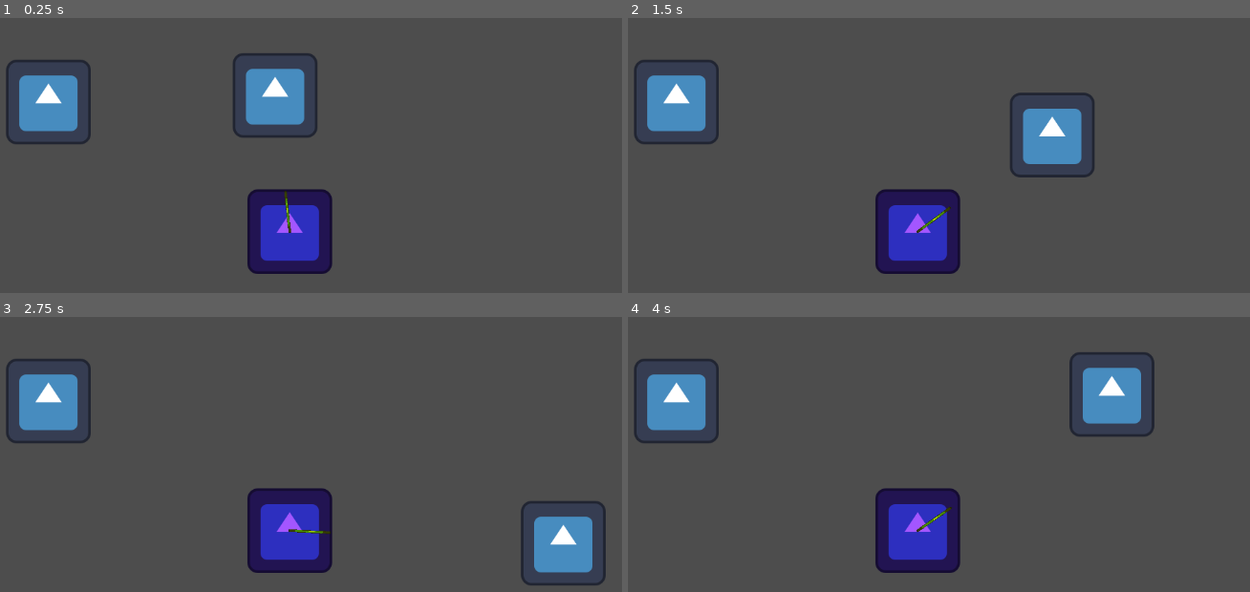
Above: before the commit, frames 1-4 (two rows, left to right).
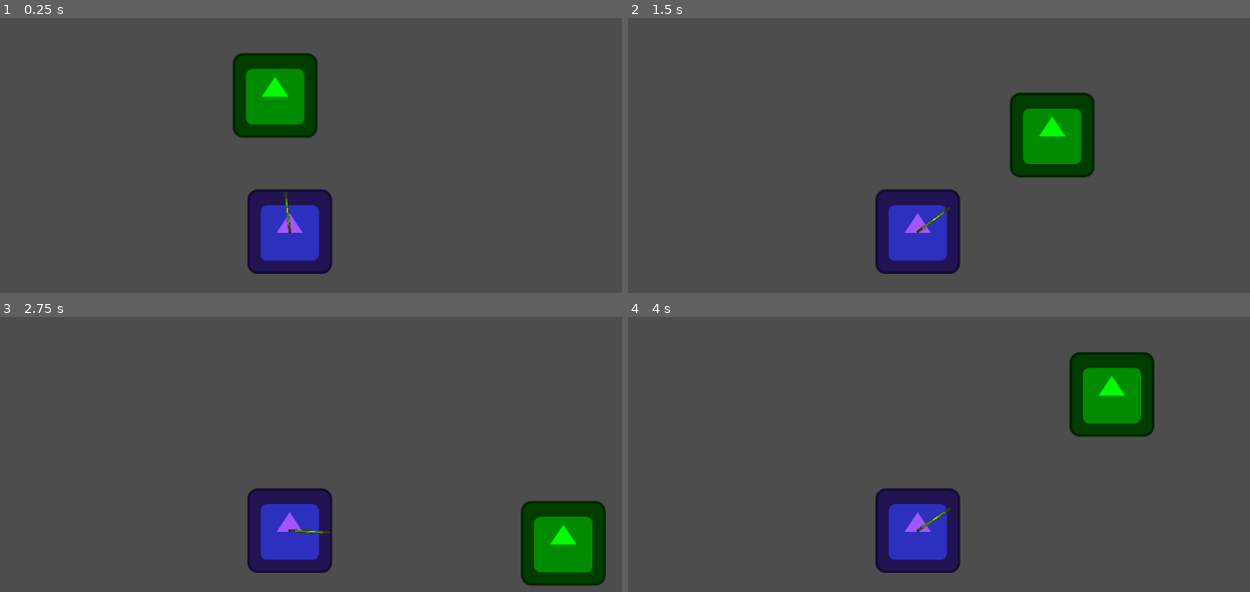
Above: after the commit, the same moments.

Repository: ALI-Sulieman/Eye
Game: Godot game, scene res://levels/level_1/level_1.tscn
Same seed, same stepped clock (60 frames per second), same inputs: the game is played once before the commit and once after it. The engine's default icon, where the game draws it, is replaced by a stand-in: a white triangle on a blue panel in a dark square.
Inputs:
- Up to frame 1 (0.25 s): no input
- Up to frame 2 (1.5 s): tap Enter at 0.5 s; hold Right (ui_right) 0.53-1.28 s; hold Down (ui_down) from 1.28 s (still down)
- Up to frame 3 (2.75 s): release Down (ui_down) at 2.03 s; hold Right (ui_right) from 2.03 s (still down)
- Up to frame 4 (4 s): release Right (ui_right) at 2.78 s; hold Up (ui_up) 2.78-3.53 s; hold Left (ui_left) from 3.53 s (still down)

The runs differ from the first frame. In frame 1, 6.5% of the frame differs, in the area x 0-51%, y 12-46%; in frame 2, 6.5%, in the area x 0-75%, y 15-58%; in frame 3, 6.5%; in frame 4, 6.5%.

Commit message:
changed player name

Diff:
--- a/characters/player/player.tscn
+++ b/characters/player/player.tscn
@@ -10,6 +10,7 @@
 script = ExtResource("1_4k3e3")
 
 [node name="Sprite2D" type="Sprite2D" parent="."]
+modulate = Color(0, 1, 0, 1)
 texture = ExtResource("1_pvwu7")
 
 [node name="CollisionShape2D" type="CollisionShape2D" parent="."]
--- a/levels/level_1/level_1.tscn
+++ b/levels/level_1/level_1.tscn
@@ -1,8 +1,7 @@
-[gd_scene load_steps=4 format=3 uid="uid://cjnucoy1vmc3f"]
+[gd_scene load_steps=3 format=3 uid="uid://cjnucoy1vmc3f"]
 
 [ext_resource type="PackedScene" uid="uid://d0hii824ov0rc" path="res://characters/eye/eye.tscn" id="1_cfi0n"]
 [ext_resource type="PackedScene" uid="uid://cixnjnctqgpyp" path="res://characters/player/player.tscn" id="2_g1smw"]
-[ext_resource type="Texture2D" uid="uid://d0j7qv1enbv2q" path="res://icon.svg" id="3_4pog6"]
 
 [node name="Level1" type="Node2D"]
 
@@ -12,7 +11,3 @@
 
 [node name="Player" parent="." instance=ExtResource("2_g1smw")]
 position = Vector2(506, 117)
-
-[node name="Icon" type="Sprite2D" parent="."]
-position = Vector2(164, 127)
-texture = ExtResource("3_4pog6")
